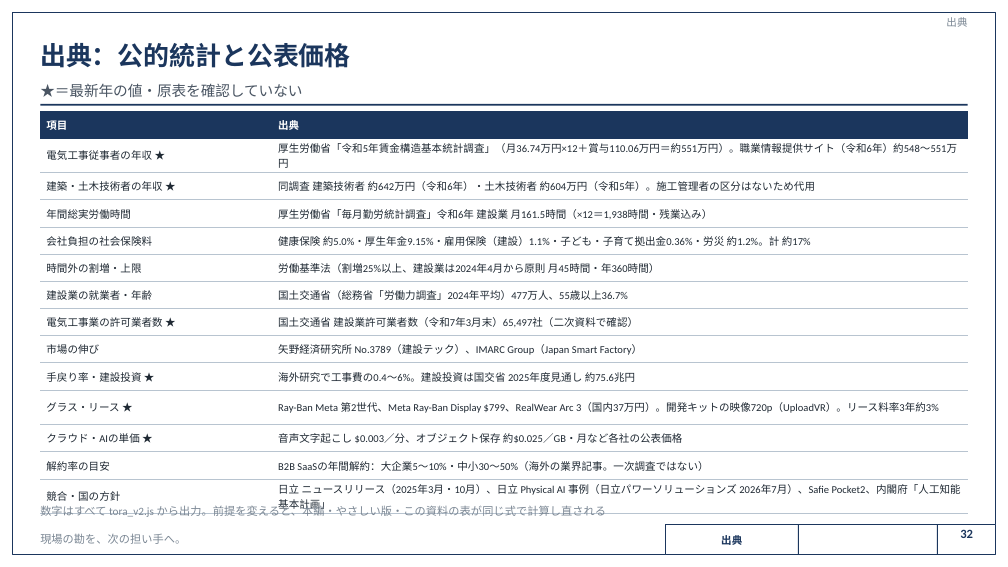
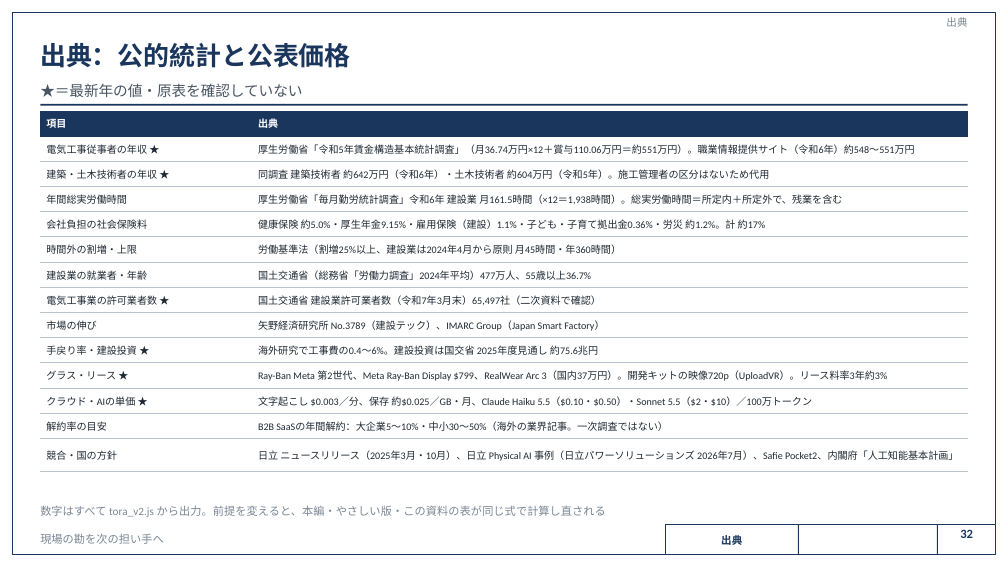
Before and after one commit to SEITOSHIKI/-ai-commute-audio-, a slide deck: slide 32 of deck/カンツギ_事業計画書_計算詳細版.pptx. Drawn at 1008x567 pixels with LibreOffice and Linux fonts; fonts in the diff are those of the drawing; background and template pictures are left out. Boxes give left, top, right and bottom in pixels: in the first picture for what was removed or moved away, otherwise in the second. Text is boxed around its words. In the diff, an @@ line names an element or a change of style, - is before the commit and + after.

```diff
--- a/deck/カンツギ_事業計画書_計算詳細版.pptx
+++ b/deck/カンツギ_事業計画書_計算詳細版.pptx
@@ table at <box>40,111,968,465</box> @@
-row 4, column 2: 厚生労働省「毎月勤労統計調査」令和6年 建設業 月161.5時間（×12＝1,938時間・残業込み）
+row 4, column 2: 厚生労働省「毎月勤労統計調査」令和6年 建設業 月161.5時間（×12＝1,938時間）。総実労働時間＝所定内＋所定外で、残業を含む
-row 12, column 2: 音声文字起こし $0.003／分、オブジェクト保存 約$0.025／GB・月など各社の公表価格
+row 12, column 2: 文字起こし $0.003／分、保存 約$0.025／GB・月、Claude Haiku 5.5（$0.10・$0.50）・Sonnet 5.5（$2・$10）／100万トークン
@@ size 7.5 to 7.2 pt in "項目", "出典", "電気工事従事者の年収 ★", "厚生労働省「令和5年賃金構造基本統計調査」（月36.74万円×12＋賞与110.06万円＝約551万円）。職業情報提供サ ..." and 22 more places @@
@@ text at <box>40,534,164,544</box>: text changed @@
-現場の勘を、次の担い手へ。
+現場の勘を次の担い手へ
```
Also in this commit, not shown: 30 other slides changed, 34 other files.
